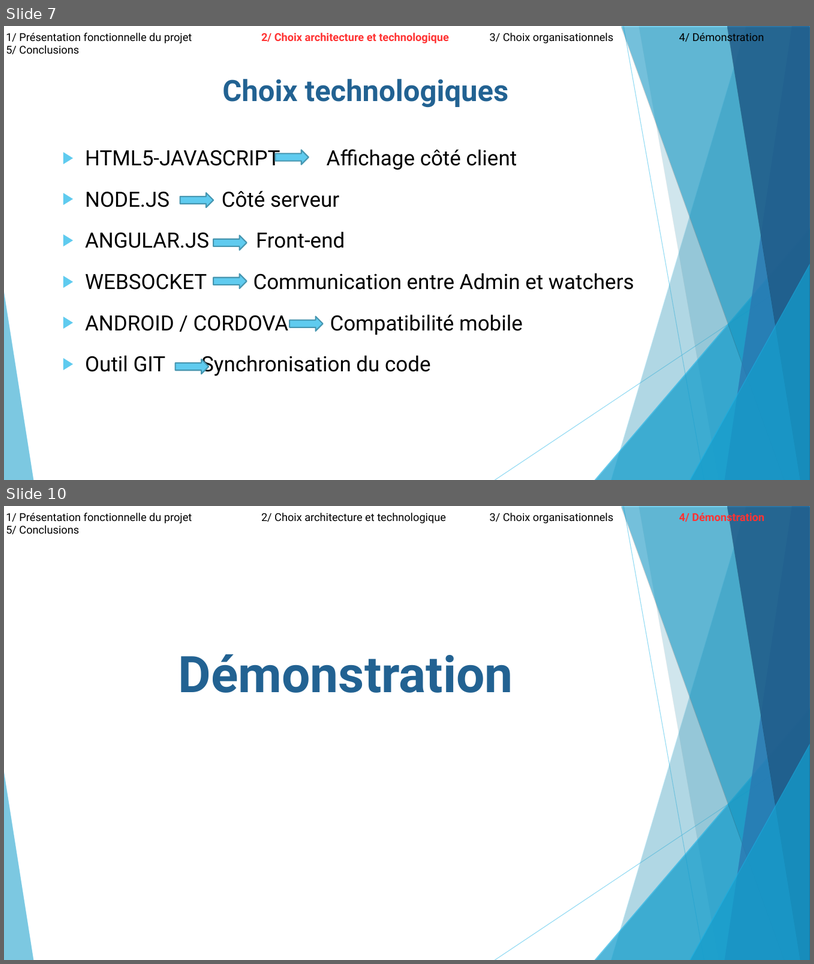
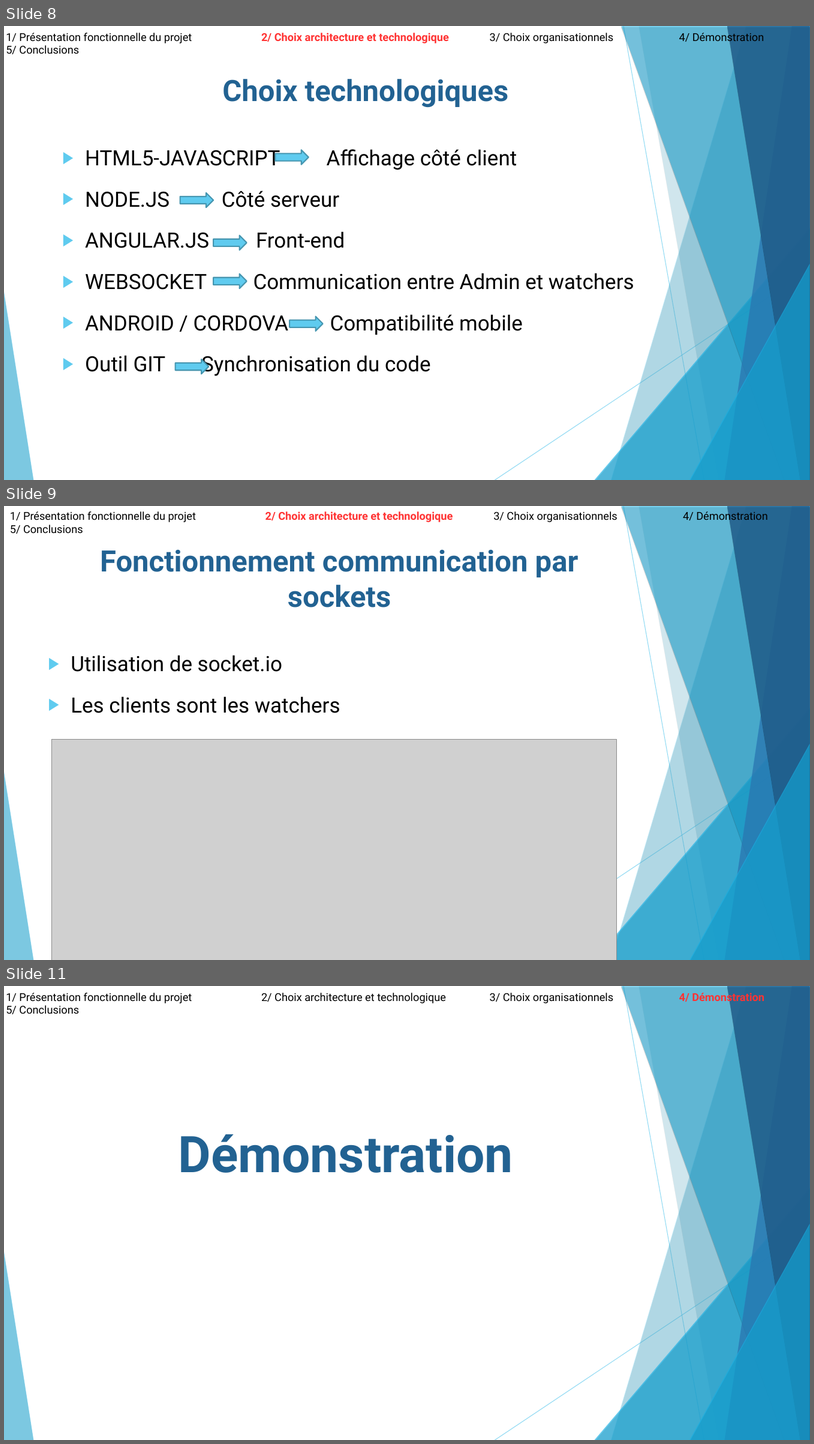
Before and after one commit to ComeBurguburu/AmbianceShowRoom, a slide deck: docs/Presentation orale.odp. Shown one above the other, each under a label of ours: slides 7 and 10 before the commit, slides 8, 9 and 11 after it; the slides between them are not shown. The pictures are 814x964 and 814x1444 pixels, drawn with LibreOffice and Linux fonts; fonts in the diff are those of the drawing; grey boxes stand for pictures. Boxes give left, top, right and bottom in pixels: in the first picture for what was removed or moved away, otherwise in the second. Text is boxed around its words. In the diff, an @@ line names an element or a change of style, - is before the commit and + after.

```diff
--- a/docs/Presentation orale.odp
+++ b/docs/Presentation orale.odp
@@ slide 9 added at (4,506,810,960), background #FFFFFF; not listed: 10 template elements that a slide beside it also shows @@
@@ text added at (10,510,768,523), 13 pt, text #000000 @@
+1/ Présentation fonctionnelle du projet 2/ Choix architecture et technologique 3/ Choix organisationnels 4/ Démonstration 5/ Conclusions
@@ text added at (71,550,579,713), 25 pt, text #000000 @@
+Fonctionnement communication par sockets
+▶ Utilisation de socket.io
+▶ Les clients sont les watchers
@@ picture added at (52,739,617,960) @@
@@ what was slide 7 is now slide 8 @@
@@ what was slide 10 is now slide 11 @@
```
Also in this commit, not shown: 4 slides changed, 2 other files.
